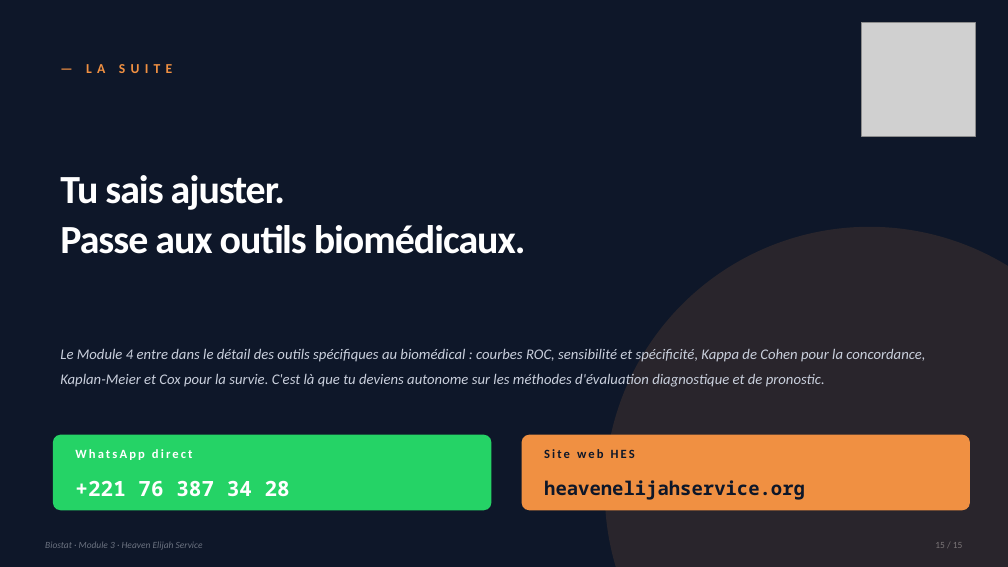
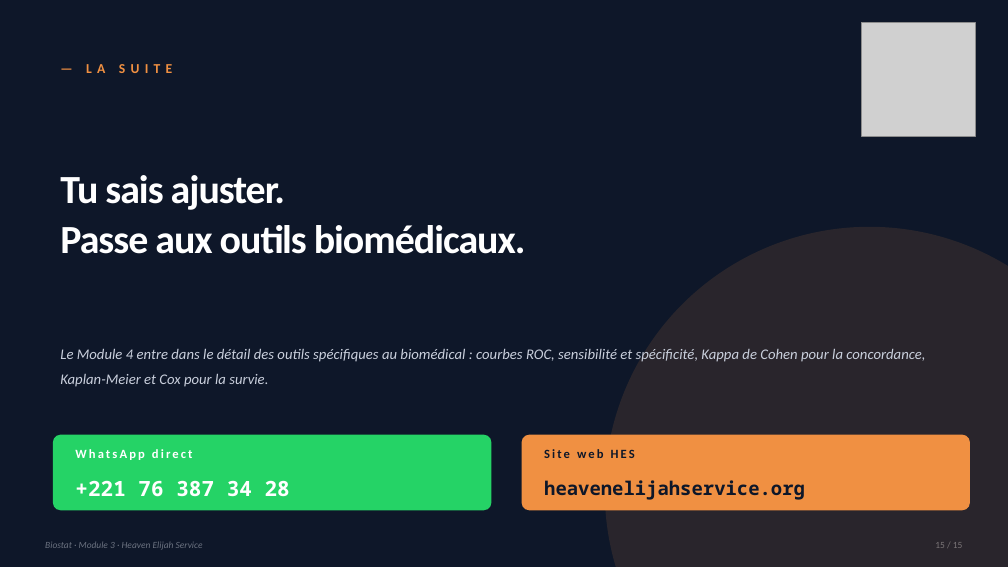
Before and after one commit to heavenelijahservice-tech/heaven-elijah-site, a slide deck: slide 15 of formations/output/biostat-module-3-associations.pptx. Drawn at 1008x567 pixels with LibreOffice and Linux fonts; fonts in the diff are those of the drawing; grey boxes stand for pictures. Boxes give left, top, right and bottom in pixels: in the first picture for what was removed or moved away, otherwise in the second. Text is boxed around its words. In the diff, an @@ line names an element or a change of style, - is before the commit and + after.

Commit message:
feat(formations): refonte visuelle M2 + M3 + M4
Inspiré du modèle Pr. Dramé (cours Mesure de la santé, UFR Thiès 2023) :
illustrations pédagogiques sur la majorité des slides pour rendre les
concepts immédiatement mémorables. Couverture cible : ~65 % des slides
avec un visuel (plots, schémas, populations colorées).

Module 2 — Comparaisons (V3) :
- S2 : workflow Décrire→Comparer→Conclure
- S4 : box plot Welch (déjà présent)
- S5 : box plot Mann-Whitney (données asymétriques)
- S7 : box plot ANOVA 3 groupes (déjà présent)
- S8 : box plot Kruskal-Wallis 3 groupes non-normaux
- S9 : plotPopulation Chi² exposés vs non-exposés
- S11 : tableau 2×2 McNemar avec cellules de discordance colorées
- S13 : box plot cas d'école HbA1c bras A vs B
- 9 slides sur 15 avec visuel

Module 3 — Associations (V3) :
- S2 : workflow Descriptif→Comparatif→Explicatif
- S4 : scatter corrélation (déjà présent)
- S5 : scatter + régression simple (déjà présent)
- S6 : forest plot coefficients régression multiple
- S7 : Venn diagram multicollinéarité (BMI vs poids)
- S9 : courbe sigmoïde régression logistique
- S10 : forest plot aOR logistique multivariée
- S11 : 3 cards lecture OR (existant)
- S12 : courbe ROC (déjà présent)
- S13 : forest plot aOR cas-témoin cancer du col / HPV
- 10 slides sur 15 avec visuel

Module 4 — Biomédical (V3) :
- S2 : flow 3 questions cliniques (diagnostic, accord, survie)
- S4 : tableau 2×2 + plotPopulation 300 patients
- S5 : 3 plotPopulation pour 3 prévalences (1%, 10%, 50%)
- S7 : courbe ROC (déjà présent)
- S11 : Kaplan-Meier 1 cohorte (déjà présent)
- S12 : Kaplan-Meier 2 cohortes superposées (déjà présent)
- S13 : forest plot HR ajustés régression de Cox
- 11 slides sur 15 avec visuel

Total série complète : ~39 slides sur 60 avec visuel pédagogique = 65 %.
Identité visuelle HES préservée (navy/orange/cream).
Voix de praticien conservée.

```diff
--- a/formations/output/biostat-module-3-associations.pptx
+++ b/formations/output/biostat-module-3-associations.pptx
@@ text at [60, 348, 925, 387]: text changed @@
-Le Module 4 entre dans le détail des outils spécifiques au biomédical : courbes ROC, sensibilité et spécificité, Kappa de Cohen pour la concordance, Kaplan-Meier et Cox pour la survie. C'est là que tu deviens autonome sur les méthodes d'évaluation diagnostique et de pronostic.
+Le Module 4 entre dans le détail des outils spécifiques au biomédical : courbes ROC, sensibilité et spécificité, Kappa de Cohen pour la concordance, Kaplan-Meier et Cox pour la survie.
```
Also in this commit, not shown: 9 other slides changed, 5 other files.
